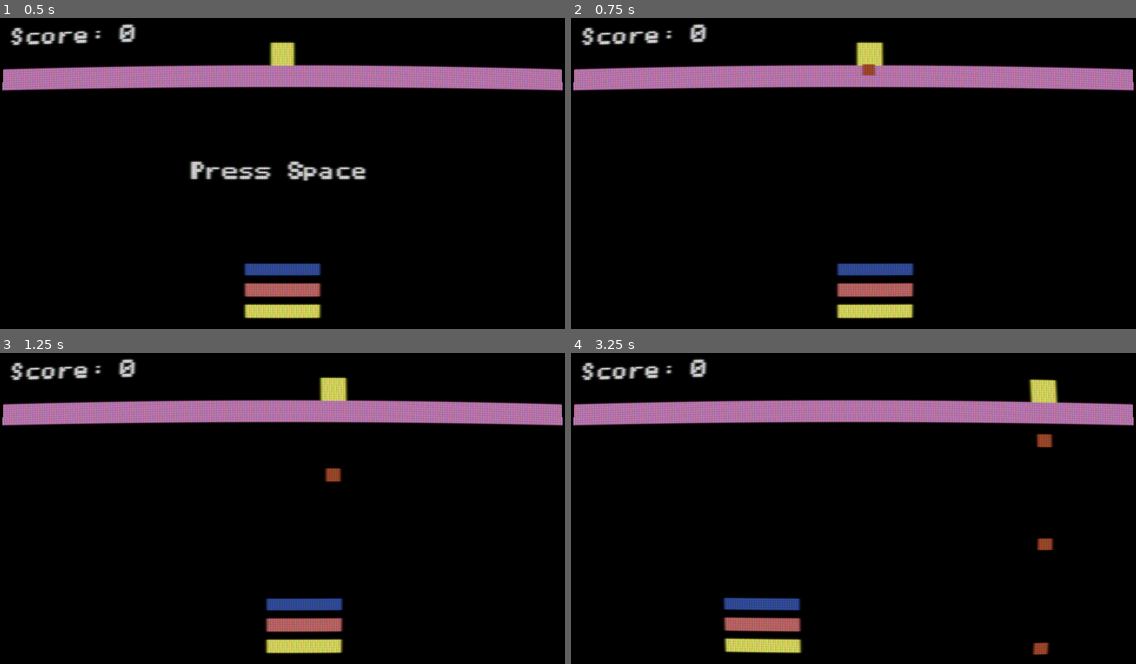
Above: before the commit, frames 1-4 (two rows, left to right).
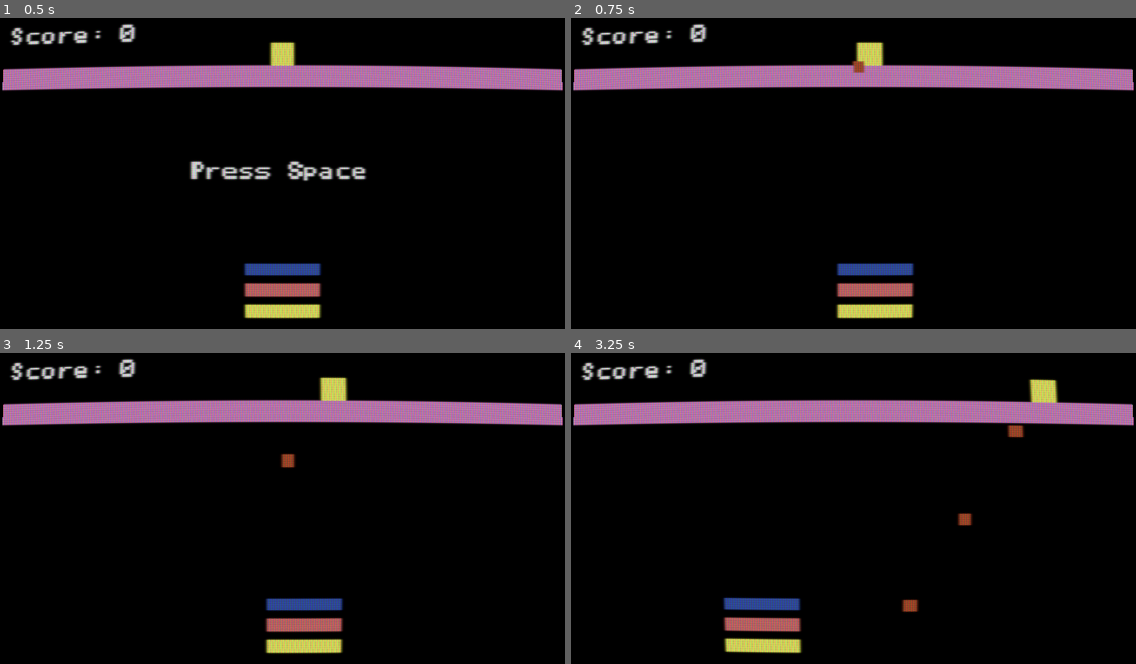
Above: after the commit, the same moments.

Repository: Softwave/Kablam
Game: Godot game, scene res://scenes/example_basic.tscn
The game is run twice, just before and just after one commit, with the same random seed, the same clock (stepped at 60 frames per second) and the same inputs.
Inputs (mouse positions are in pixels of both pictures, inside the frame that each line leads up to):
- Up to frame 1 (0.5 s): no input
- Up to frame 2 (0.75 s): tap Space (key_unpause) at 0.5 s; move the mouse to (977, 154) at 0.52 s; tap Ctrl (test_fire) at 0.6 s
- Up to frame 3 (1.25 s): no input
- Up to frame 4 (3.25 s): move the mouse to (740, 520) at 1.27 s; tap Ctrl (test_fire) at 1.35, 2.1, 2.85 s; move the mouse to (910, 436) at 2.02 s; move the mouse to (825, 567) at 2.77 s

Frame 1 is identical in both runs. In frame 2, 0.1% of the frame differs, in the area x 49-54%, y 13-19%; in frame 3, 0.2%; in frame 4, 0.7%, in the area x 58-86%, y 22-98%.

Commit message:
Made bomb dropping work better
Now the bombs don't follow the bomber as they drop

Diff:
--- a/BombScene.tscn
+++ b/BombScene.tscn
@@ -8,13 +8,13 @@
 
 [node name="RootBulletScene" type="Node2D"]
 
-[node name="KinematicBody2D" type="KinematicBody2D" parent="."]
+[node name="BombArea" type="Area2D" parent="."]
 script = ExtResource( 2 )
 
-[node name="bomb" type="Sprite" parent="KinematicBody2D"]
+[node name="bomb" type="Sprite" parent="BombArea"]
 scale = Vector2( 0.985472, 0.95609 )
 texture = ExtResource( 1 )
 
-[node name="CollisionShape2D" type="CollisionShape2D" parent="KinematicBody2D"]
+[node name="CollisionShape2D" type="CollisionShape2D" parent="BombArea"]
 scale = Vector2( 0.743534, 0.134524 )
 shape = SubResource( 1 )
--- a/BombScript.gd
+++ b/BombScript.gd
@@ -1,13 +1,6 @@
-extends KinematicBody2D
+extends Area2D
 
-var velocity = Vector2()
-
-func _ready():
-	velocity.y = 60
+var bomb_speed = 50
 
 func _physics_process(delta):
-	move_and_slide(velocity)
-
-func _on_area_entered(area):
-	if area.name == "Paddle1":
-		print("boomb")
+	position += transform.y * bomb_speed * delta
--- a/MadBomber.gd
+++ b/MadBomber.gd
@@ -35,7 +35,10 @@
 func drop_bomb():
 	var projectile = load("res://BombScene.tscn")
 	var bomb = projectile.instance()
-	add_child_below_node(get_tree().get_root().get_node("."), bomb)
+	owner.add_child(bomb)
+	bomb.transform = global_transform
+	#add_child_below_node(get_tree().get_root().get_node("."), bomb)
+
 
 
 func _process(delta):
